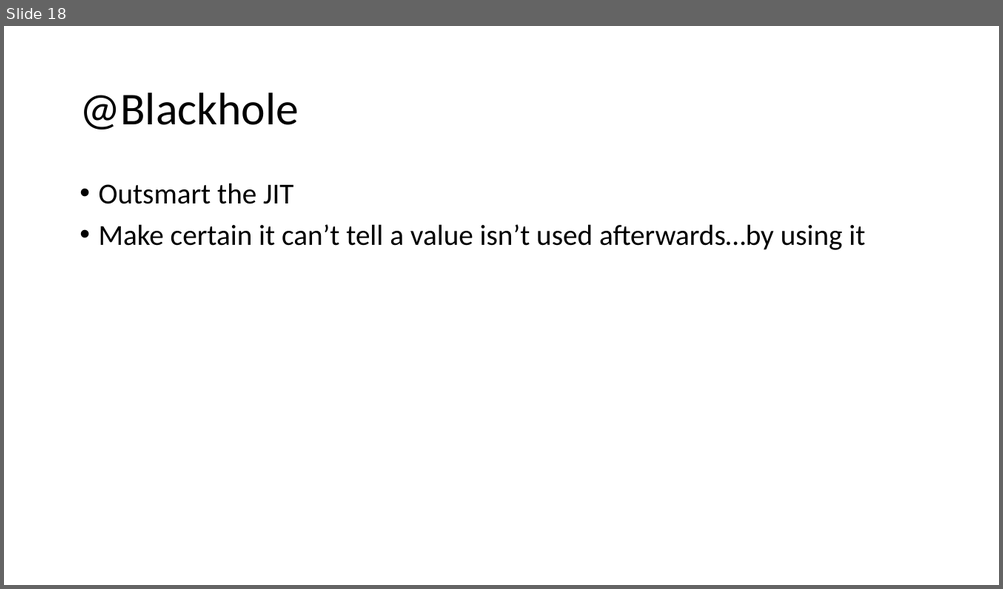
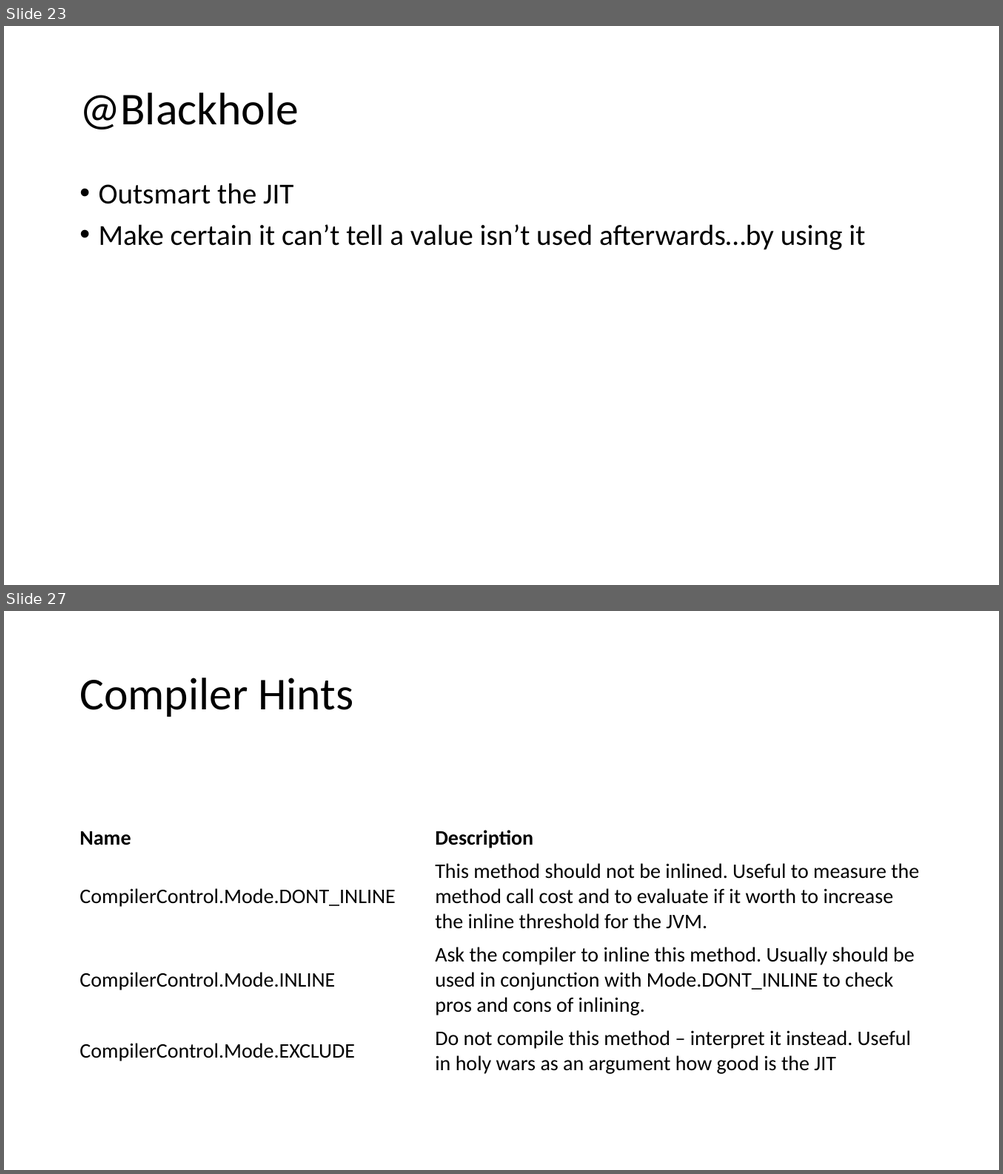
Before and after one commit to tresat/JMH-Presentation, a slide deck: doc/slides.pptx. Shown one above the other, each under a label of ours: slide 18 before the commit, slides 23 and 27 after it; the slides between them are not shown. The pictures are 1003x589 and 1003x1174 pixels, drawn with LibreOffice and Linux fonts; fonts in the diff are those of the drawing. Boxes give left, top, right and bottom in pixels: in the first picture for what was removed or moved away, otherwise in the second. Text is boxed around its words. In the diff, an @@ line names an element or a change of style, - is before the commit and + after.

```diff
--- a/doc/slides.pptx
+++ b/doc/slides.pptx
@@ slide 27 added at (4,611,999,1170), background #FFFFFF @@
@@ title added at (79,678,353,717), 44 pt, text #000000 @@
+Compiler Hints
@@ table added at (73,822,930,1077), 4 rows, 2 columns @@
+Name | Description
+CompilerControl.Mode.DONT_INLINE | This method should not be inlined. Useful to measure the method call cost and to evaluate if it worth to increase the inline threshold for the JVM.
+CompilerControl.Mode.INLINE | Ask the compiler to inline this method. Usually should be used in conjunction with Mode.DONT_INLINE to check pros and cons of inlining.
+CompilerControl.Mode.EXCLUDE | Do not compile this method – interpret it instead. Useful in holy wars as an argument how good is the JIT
@@ what was slide 18 is now slide 23 @@
```
Also in this commit, not shown: 1 slide changed, 10 other slides added, 1 slide removed, 15 other files.
